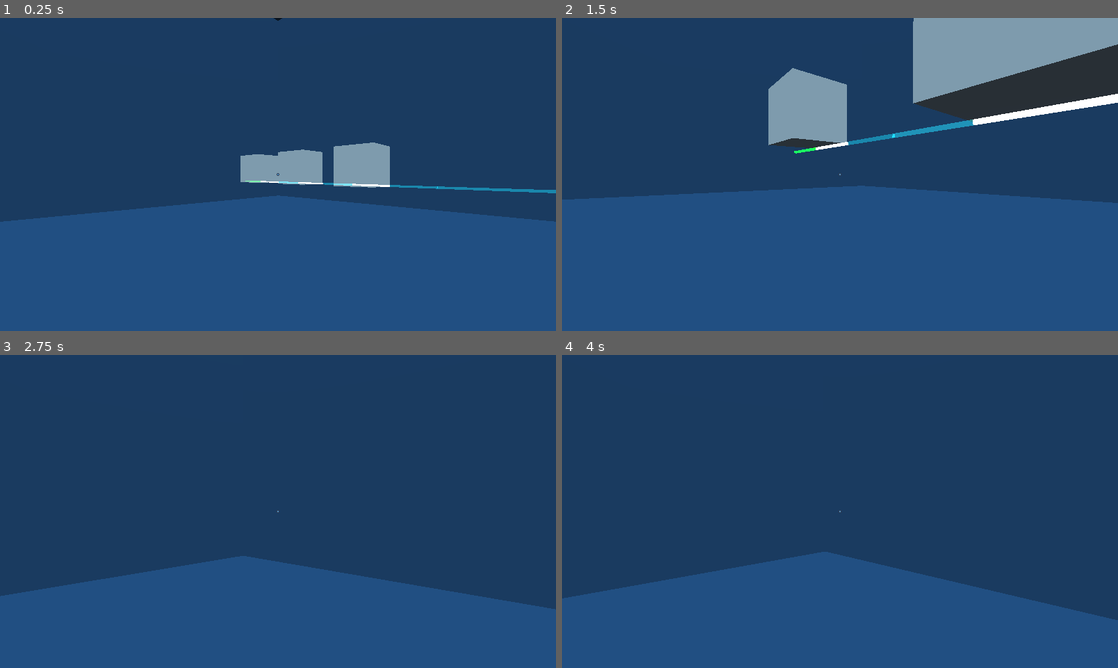
Above: before the commit, frames 1-4 (two rows, left to right).
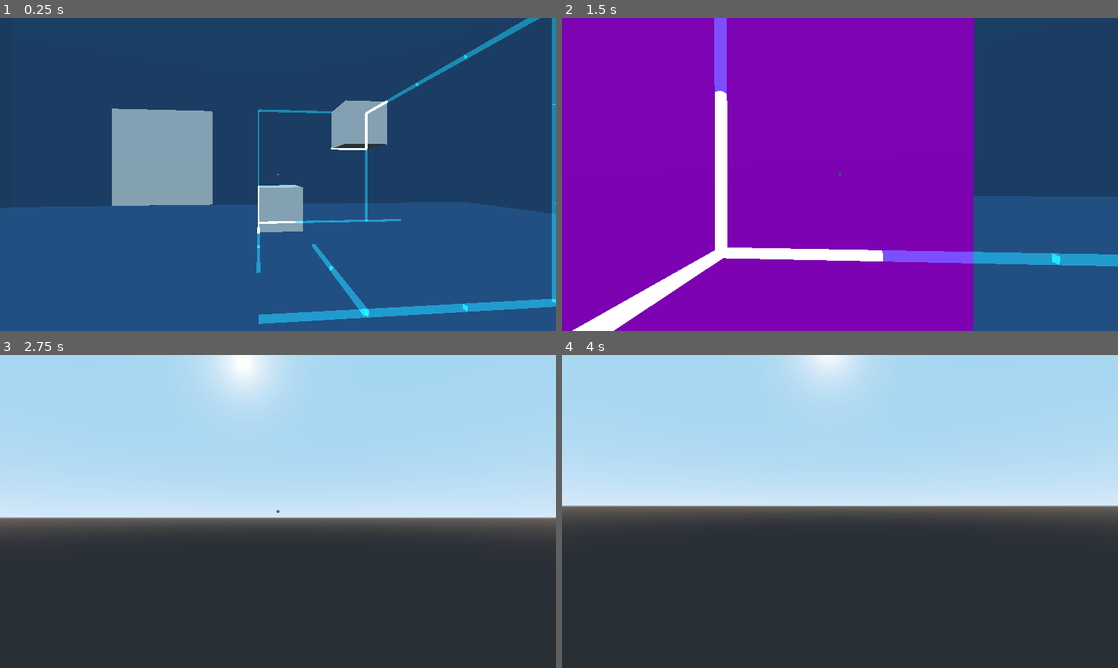
Above: after the commit, the same moments.

Repository: patrickgh3/rails
Game: Godot game, scene res://objects/World.tscn
Same seed, same stepped clock (60 frames per second), same inputs: the game is played once before the commit and once after it. The engine's default icon, where the game draws it, is replaced by a stand-in: a white triangle on a blue panel in a dark square.
Inputs (mouse positions are in pixels of both pictures, inside the frame that each line leads up to):
- Up to frame 1 (0.25 s): no input
- Up to frame 2 (1.5 s): tap Enter at 0.5 s; move the mouse to (867, 174) at 0.52 s; hold Up (ui_up) from 0.53 s (still down); click (867, 174) at 0.6 s; move the mouse to (812, 174) at 1.27 s; tap C (crouch) at 1.35 s
- Up to frame 3 (2.75 s): keep holding Up (ui_up); click (250, 511) at 1.55 s; move the mouse to (289, 505) at 2.02 s; click (289, 505) at 2.1 s
- Up to frame 4 (4 s): move the mouse to (834, 517) at 2.77 s; tap M at 2.85 s; click (834, 517) at 3.05 s; tap Space at 3.5 s; move the mouse to (1006, 558) at 3.52 s; release Up (ui_up) at 3.53 s; hold Left (ui_left) from 3.53 s (still down); click (1006, 558) at 3.6 s

The runs differ from the first frame. In frame 1, 16% of the frame differs, in the area x 0-100%, y 0-98%; in frame 2, 83%; in frame 3, 100%, in the area x 0-100%, y 0-100%; in frame 4, 100%.

Commit message:
- Got box side highlighting working

Diff:
--- a/rails/objects/Box.gd
+++ b/rails/objects/Box.gd
@@ -177,6 +177,51 @@
 func ease_out_quad(x):
 	return 1 - (1 - x) * (1 - x)
 
+
+func get_pull_directions(collision_position):
+	var pos = collision_position - translation
+	var dirs = [Vector3.ZERO, Vector3.ZERO, Vector3.ZERO]
+
+	var leeway = 0.01
+	if abs(pos.x - 0) < leeway:
+		dirs[0] = Vector3.LEFT
+		dirs[1] = Vector3.UP
+		dirs[2] = Vector3.FORWARD
+	elif abs(pos.x - 1) < leeway:
+		dirs[0] = Vector3.RIGHT
+		dirs[1] = Vector3.DOWN
+		dirs[2] = Vector3.BACK
+	elif abs(pos.y - 0) < leeway:
+		dirs[0] = Vector3.DOWN
+		dirs[1] = Vector3.RIGHT
+		dirs[2] = Vector3.BACK
+	elif abs(pos.y - 1) < leeway:
+		dirs[0] = Vector3.UP
+		dirs[1] = Vector3.LEFT
+		dirs[2] = Vector3.FORWARD
+	elif abs(pos.z - 0) < leeway:
+		dirs[0] = Vector3.FORWARD
+		dirs[1] = Vector3.UP
+		dirs[2] = Vector3.LEFT
+	elif abs(pos.z - 1) < leeway:
+		dirs[0] = Vector3.BACK
+		dirs[1] = Vector3.DOWN
+		dirs[2] = Vector3.RIGHT
+	else:
+		print ("BADDDDDDDDD pull dirs")
+
+	return dirs
+
+func get_scale():
+	if scale != Vector3.ONE:
+		print ("BAD: don't know what scale to use for box")
+	return scale.x
+
+func get_world_center ():
+	return translation + Vector3(.5, .5, .5) * get_scale()
+
+func moving():
+	return velocity != Vector3.ZERO
 
 func was_pulled (collision_position):
 	# don't want to interrupt a moving box!
--- a/rails/objects/Box.tscn
+++ b/rails/objects/Box.tscn
@@ -4,9 +4,9 @@
 
 [sub_resource type="CubeMesh" id=1]
 
+[sub_resource type="BoxShape" id=2]
+
 [sub_resource type="BoxShape" id=3]
-
-[sub_resource type="BoxShape" id=2]
 
 [node name="Box" type="Spatial"]
 transform = Transform( 1, 0, 0, 0, 1, 0, 0, 0, 1, 0, 0, -6 )
--- /dev/null
+++ b/rails/objects/Highlight.gd
@@ -0,0 +1,11 @@
+extends Spatial
+
+
+# Declare member variables here. Examples:
+# var a = 2
+# var b = "text"
+
+
+# Called when the node enters the scene tree for the first time.
+func _ready():
+	pass # Replace with function body.
--- /dev/null
+++ b/rails/objects/Highlight.tscn
@@ -0,0 +1,179 @@
+[gd_scene load_steps=15 format=2]
+
+[ext_resource path="res://objects/Highlight.gd" type="Script" id=1]
+
+[sub_resource type="CubeMesh" id=1]
+
+[sub_resource type="VisualShaderNodeColorConstant" id=2]
+constant = Color( 0.945098, 0, 1, 0.282353 )
+
+[sub_resource type="VisualShader" id=3]
+code = "shader_type spatial;
+render_mode specular_schlick_ggx;
+
+
+
+
+void vertex() {
+// Output:0
+
+}
+
+void fragment() {
+// Color:2
+	vec3 n_out2p0 = vec3(0.945098, 0.000000, 1.000000);
+	float n_out2p1 = 0.282353;
+
+// Output:0
+	ALBEDO = n_out2p0;
+
+}
+
+void light() {
+// Output:0
+
+}
+"
+nodes/fragment/2/node = SubResource( 2 )
+nodes/fragment/2/position = Vector2( 240, 160 )
+nodes/fragment/connections = PoolIntArray( 2, 0, 0, 0 )
+
+[sub_resource type="ShaderMaterial" id=4]
+shader = SubResource( 3 )
+
+[sub_resource type="VisualShaderNodeColorConstant" id=5]
+constant = Color( 0.027451, 0.0862745, 0.992157, 0.282353 )
+
+[sub_resource type="VisualShader" id=6]
+code = "shader_type spatial;
+render_mode specular_schlick_ggx;
+
+
+
+
+void vertex() {
+// Output:0
+
+}
+
+void fragment() {
+// Color:2
+	vec3 n_out2p0 = vec3(0.027451, 0.086274, 0.992157);
+	float n_out2p1 = 0.282353;
+
+// Output:0
+	ALBEDO = n_out2p0;
+
+}
+
+void light() {
+// Output:0
+
+}
+"
+nodes/fragment/2/node = SubResource( 5 )
+nodes/fragment/2/position = Vector2( 220, 160 )
+nodes/fragment/connections = PoolIntArray( 2, 0, 0, 0 )
+
+[sub_resource type="ShaderMaterial" id=7]
+shader = SubResource( 6 )
+
+[sub_resource type="VisualShaderNodeColorConstant" id=8]
+constant = Color( 0, 1, 0.109804, 0.854902 )
+
+[sub_resource type="VisualShader" id=9]
+code = "shader_type spatial;
+render_mode specular_schlick_ggx;
+
+
+
+
+void vertex() {
+// Output:0
+
+}
+
+void fragment() {
+// Color:2
+	vec3 n_out2p0 = vec3(0.000000, 1.000000, 0.109804);
+	float n_out2p1 = 0.854902;
+
+// Output:0
+	ALBEDO = n_out2p0;
+
+}
+
+void light() {
+// Output:0
+
+}
+"
+nodes/fragment/2/node = SubResource( 8 )
+nodes/fragment/2/position = Vector2( 180, 160 )
+nodes/fragment/connections = PoolIntArray( 2, 0, 0, 0 )
+
+[sub_resource type="ShaderMaterial" id=10]
+shader = SubResource( 9 )
+
+[sub_resource type="VisualShaderNodeColorConstant" id=11]
+constant = Color( 1, 0, 0, 1 )
+
+[sub_resource type="VisualShader" id=12]
+code = "shader_type spatial;
+render_mode specular_schlick_ggx;
+
+
+
+
+void vertex() {
+// Output:0
+
+}
+
+void fragment() {
+// Color:2
+	vec3 n_out2p0 = vec3(1.000000, 0.000000, 0.000000);
+	float n_out2p1 = 1.000000;
+
+// Output:0
+	ALBEDO = n_out2p0;
+
+}
+
+void light() {
+// Output:0
+
+}
+"
+nodes/fragment/2/node = SubResource( 11 )
+nodes/fragment/2/position = Vector2( 208, 206 )
+nodes/fragment/connections = PoolIntArray( 2, 0, 0, 0 )
+
+[sub_resource type="ShaderMaterial" id=13]
+shader = SubResource( 12 )
+
+[node name="Highlight" type="Spatial"]
+script = ExtResource( 1 )
+
+[node name="MeshInstance" type="MeshInstance" parent="."]
+transform = Transform( 0.5, 0, 0, 0, 0.5, 0, 0, 0, 0.01, 0, 0, 0 )
+mesh = SubResource( 1 )
+material/0 = SubResource( 4 )
+
+[node name="MeshInstance2" type="MeshInstance" parent="."]
+transform = Transform( 0.05, 0, 0, 0, 0.05, 0, 0, 0, 0.1, 0, 0, 0.1 )
+visible = false
+mesh = SubResource( 1 )
+material/0 = SubResource( 7 )
+
+[node name="MeshInstance3" type="MeshInstance" parent="."]
+transform = Transform( 0.025, 0, 0, 0, 0.25, 0, 0, 0, 0.025, 0, 0.25, 0 )
+visible = false
+mesh = SubResource( 1 )
+material/0 = SubResource( 10 )
+
+[node name="MeshInstance4" type="MeshInstance" parent="."]
+transform = Transform( 0.25, 0, 0, 0, 0.025, 0, 0, 0, 0.025, 0.25, 0, 0 )
+visible = false
+mesh = SubResource( 1 )
+material/0 = SubResource( 13 )
--- a/rails/objects/Player.gd
+++ b/rails/objects/Player.gd
@@ -4,15 +4,19 @@
 const CROUCHING_Y = .5
 const STANDING_Y = 1.3
 onready var camera = $CamRoot/Camera
+onready var highlight = $"/root/World/Highlight"
 
 
 
 var mouse_captured = true
 var ray_length = 1000
 var crouching = false
+var box_hit : Box
 
 func _ready():
 	Input.set_mouse_mode(Input.MOUSE_MODE_CAPTURED)
+	print (highlight)
+	print (get_node("/root/World/Highlight"))
 
 func _process(delta):
 	# WASD movement
@@ -51,9 +55,10 @@
 
 func _physics_process(delta):
 	# Raycast to highlight box side potentially
+	shoot_ray()
+
 	if Input.is_action_just_pressed("left_click"):
-		shoot_ray ()
-
+		try_pull_box()
 
 func _input(event):
 	if event is InputEventKey :
@@ -90,10 +95,22 @@
 	var result = space_state.intersect_ray(from, to, [self])
 
 	if result:
-		var box_hit : Box = result.collider.get_node ("..")
-		if box_hit != null:
-			box_hit.was_pulled (result.position)
-		#else:
-			#print ("no hit")
-	#else:
-		#print ("no result")
+		box_hit = result.collider.get_node ("..")
+		if box_hit == null:
+			highlight.hide()
+		elif not box_hit.moving():
+			highlight.show()
+			var dirs = box_hit.get_pull_directions (result.position)
+			if highlight == null:
+				print ("no highlight")
+			highlight.translation = box_hit.get_world_center() + dirs[0] * .5 * box_hit.get_scale()
+			highlight.transform.basis = Basis(dirs[2], dirs[1], dirs[0])
+			highlight.transform.orthonormalized()
+		else:
+			highlight.hide()
+
+	else: highlight.hide()
+
+func try_pull_box():
+	if box_hit:
+		box_hit.was_pulled(highlight.translation)
--- a/rails/objects/World.tscn
+++ b/rails/objects/World.tscn
@@ -6,12 +6,15 @@
 [ext_resource path="res://objects/Player.tscn" type="PackedScene" id=4]
 [ext_resource path="res://objects/World.gd" type="Script" id=5]
 [ext_resource path="res://objects/Door.tscn" type="PackedScene" id=6]
+[ext_resource path="res://objects/Highlight.tscn" type="PackedScene" id=7]
 
 [node name="World" type="Spatial"]
 script = ExtResource( 5 )
 
 [node name="Player" parent="." instance=ExtResource( 4 )]
-transform = Transform( -0.707107, 0, 0.707107, 0, 1, 0, -0.707107, 0, -0.707107, 0, 1.29068, 0 )
+transform = Transform( 0.996225, 0, -0.0868081, 0, 1, 0, 0.0868081, 0, 0.996225, 0, 1.29068, 0 )
+
+[node name="Highlight" parent="." instance=ExtResource( 7 )]
 
 [node name="Box" parent="." instance=ExtResource( 2 )]
 
Not shown: 1 places in rails/objects/Box.tscn that only renumber resources
Not shown: 1 places in rails/objects/World.tscn that only renumber resources
